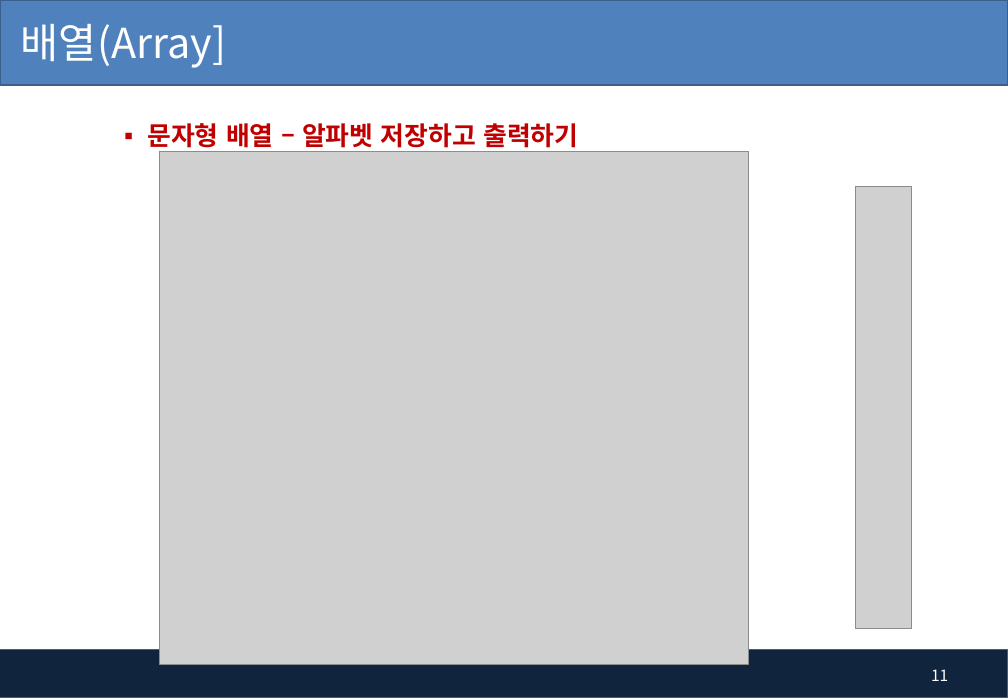
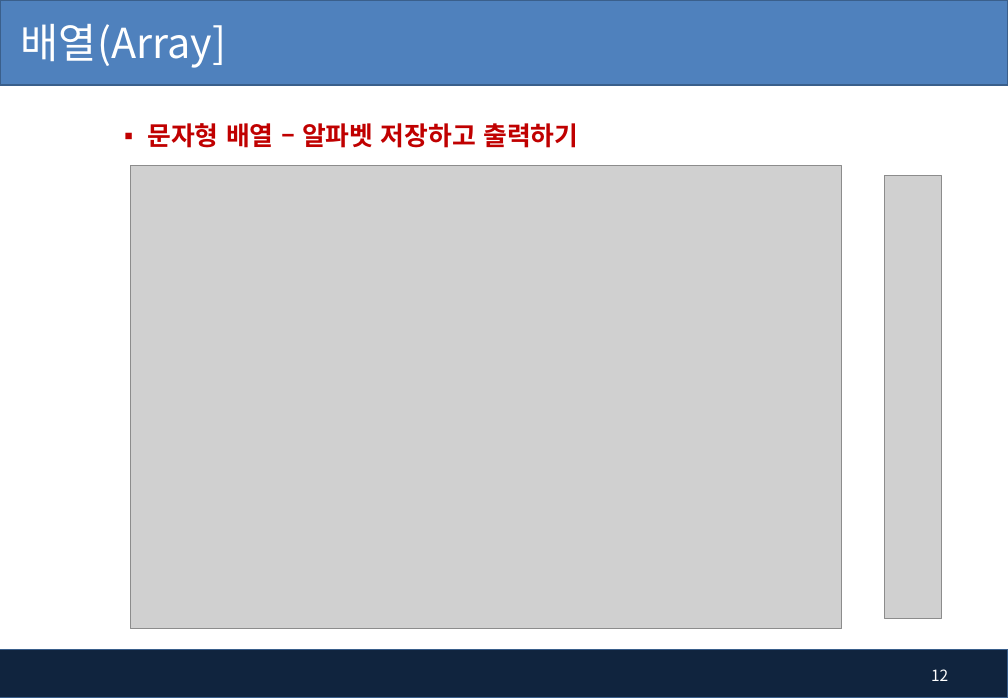
Before and after one commit to pshho/ngreen_project, a slide deck: slide 12 of javaWorks/자료/java_ppt/5장.배열(Array).pptx (slide 11 before the commit). Drawn at 1008x698 pixels with LibreOffice and Linux fonts; fonts in the diff are those of the drawing; grey boxes stand for pictures; background and template pictures are left out. Boxes give left, top, right and bottom in pixels: in the first picture for what was removed or moved away, otherwise in the second. Text is boxed around its words. In the diff, an @@ line names an element or a change of style, - is before the commit and + after.

```diff
--- a/javaWorks/자료/java_ppt/5장.배열(Array).pptx
+++ b/javaWorks/자료/java_ppt/5장.배열(Array).pptx
@@ picture: place and size @@
-picture at (160,151,748,664)
+picture at (130,166,842,629)
@@ picture: place and size @@
-picture at (856,186,912,629)
+picture at (885,176,941,619)
@@ page number at (931,669,948,681): text changed @@
-11
+12
```
Also in this commit, not shown: 1 other slide changed, 1 slide added, 27 other files.
